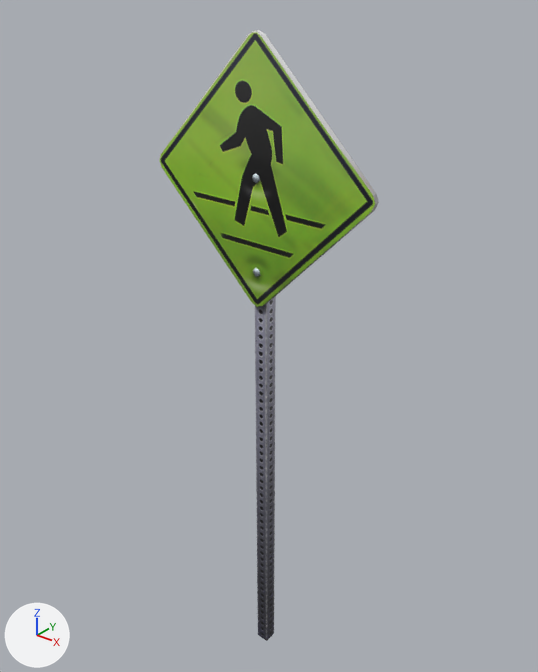
The Blender file models/gilman/sign_crossing_001/sign_crossing_001.blend, before and after one commit.
One viewpoint serves both versions: a camera (50 mm lens) standing at (2.2, -2.72, 3.82) and looking at (-0.06, 0.1, 2.08). The lights are fixed; the arrows at lower left show +X, +Y and +Z.

The first picture shows 'sign_crossing'.
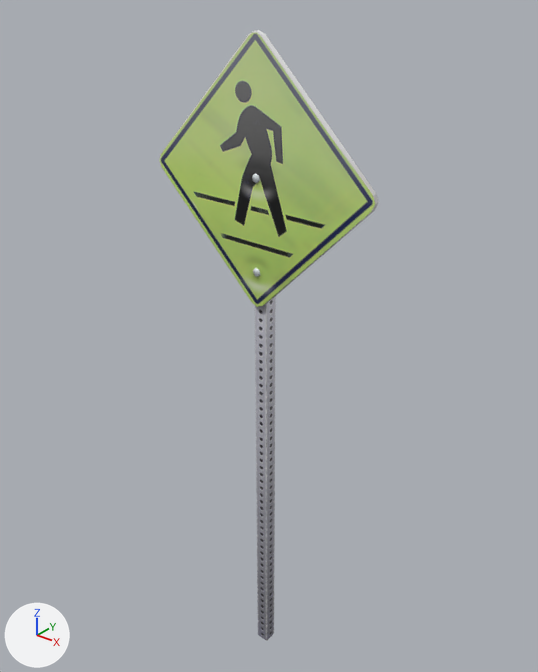
The change in detail:
Picture 'sign_crossing_001_tx512.png' (img_sign_crossing_001_tx512_png) is now built by load_image('sign_crossing_001_tx512.png', 'sign_crossing_001_tx512.png', 512, 512, 'Non-Color') instead of load_image('sign_crossing_001_tx512.png', 'sign_crossing_001_tx512.png', 512, 512, 'sRGB').

Changed parts and their boxes [x1, y1, x2, y2] in the pictures (538 x 672 px):
'sign_crossing', surface changed
    both: [159, 30, 379, 641]
